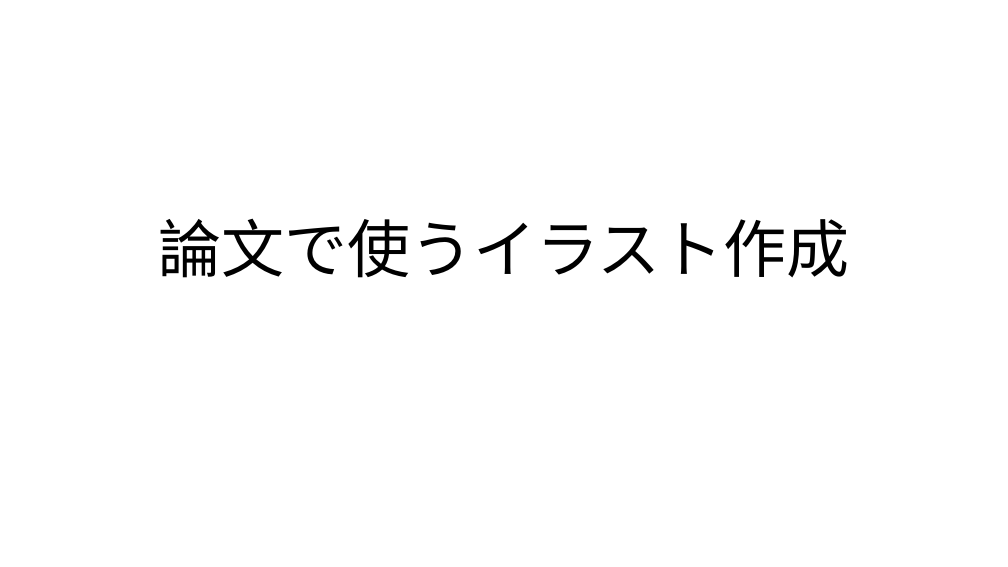
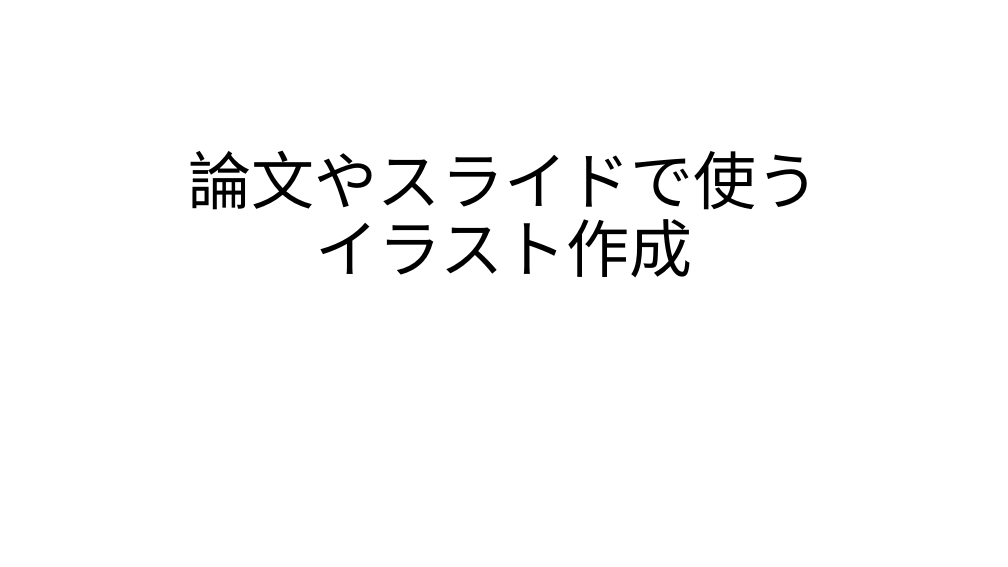
Before and after one commit to r-kurosu/kline, a slide deck: slide 1 of paper/sozai/論文で使うイラスト.pptx. Drawn at 1008x567 pixels with LibreOffice and Linux fonts; fonts in the diff are those of the drawing. Boxes give left, top, right and bottom in pixels: in the first picture for what was removed or moved away, otherwise in the second. Text is boxed around its words. In the diff, an @@ line names an element or a change of style, - is before the commit and + after.

Commit message:
卒論用のスライド完成

```diff
--- a/paper/sozai/論文で使うイラスト.pptx
+++ b/paper/sozai/論文で使うイラスト.pptx
@@ title at (x1=189, y1=150, x2=819, y2=277): text changed @@
-論文で使うイラスト作成
+論文やスライドで使う
+イラスト作成
```
Also in this commit, not shown: 1 slide added, 3 other files.
